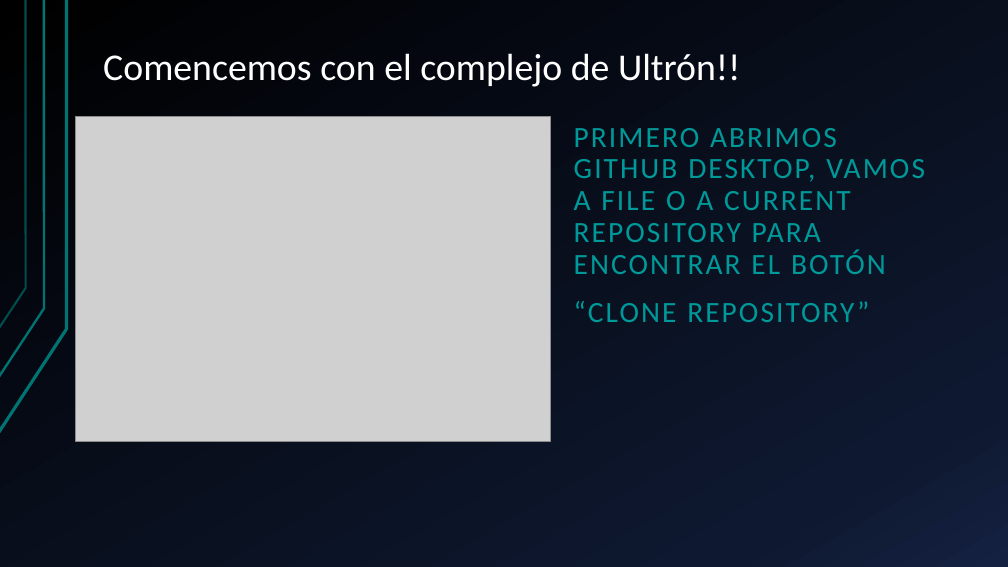
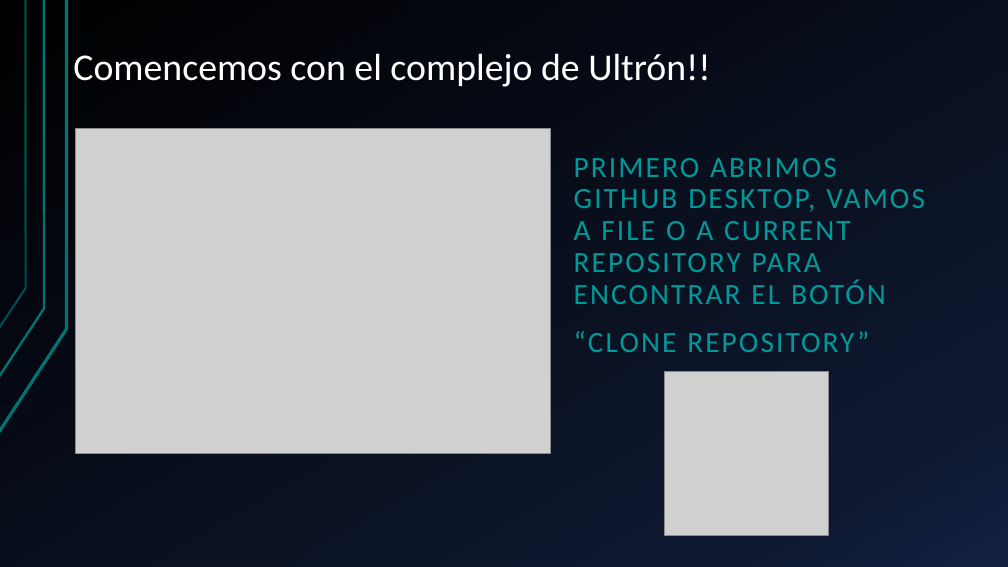
Before and after one commit to AgustinVal/Gente-bonita-de-Informatica-uwu, a slide deck: slide 6 of Pseudo-Clase GitHub.pptx. Drawn at 1008x567 pixels with LibreOffice and Linux fonts; fonts in the diff are those of the drawing; grey boxes stand for pictures. Boxes give left, top, right and bottom in pixels: in the first picture for what was removed or moved away, otherwise in the second. Text is boxed around its words. In the diff, an @@ line names an element or a change of style, - is before the commit and + after.

```diff
--- a/Pseudo-Clase GitHub.pptx
+++ b/Pseudo-Clase GitHub.pptx
@@ title "Comencemos con el complejo de ...": place and size @@
-title "Comencemos con el complejo de ..." at [103, 53, 740, 87]
+title "Comencemos con el complejo de ..." at [73, 53, 710, 87]
@@ picture: place and size @@
-picture at [76, 117, 551, 442]
+picture at [76, 129, 551, 453]
@@ text "PRIMERO ABRIMOS GITHUB DESKTOP, VAMOS ...": place and size @@
-text "PRIMERO ABRIMOS GITHUB DESKTOP, VAMOS ..." at [574, 128, 925, 322]
+text "PRIMERO ABRIMOS GITHUB DESKTOP, VAMOS ..." at [574, 158, 925, 352]
@@ picture added at [665, 371, 829, 535] @@
```
Also in this commit, not shown: 12 other slides changed, 1 slide added, 1 slide removed.
